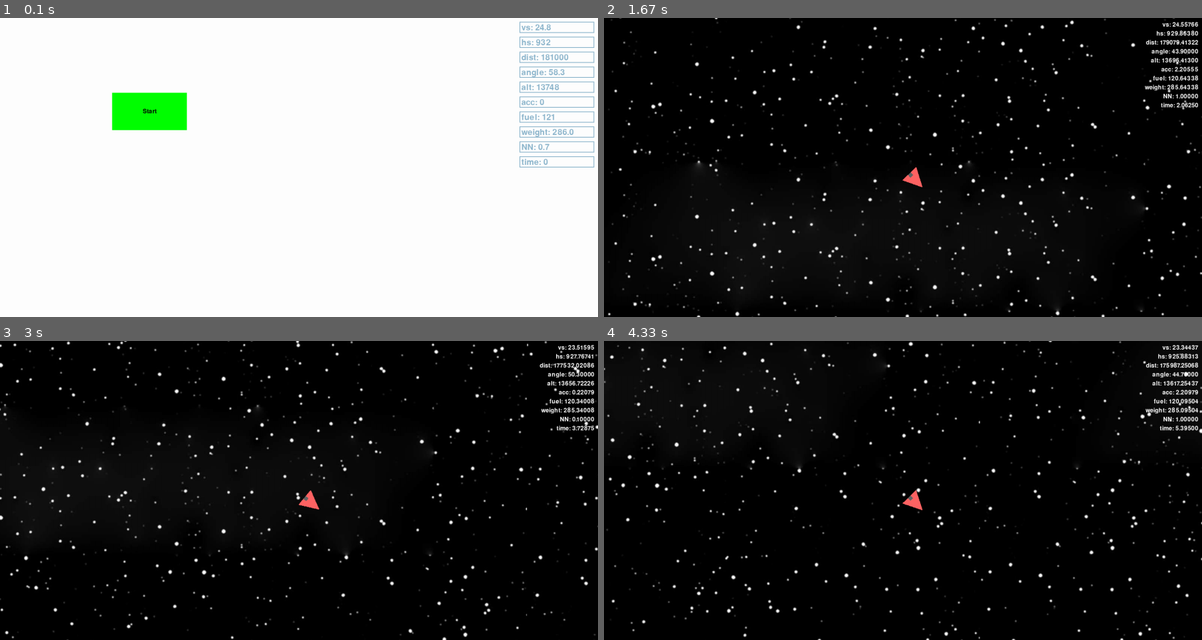
Above: before the commit, frames 1-4 (two rows, left to right).
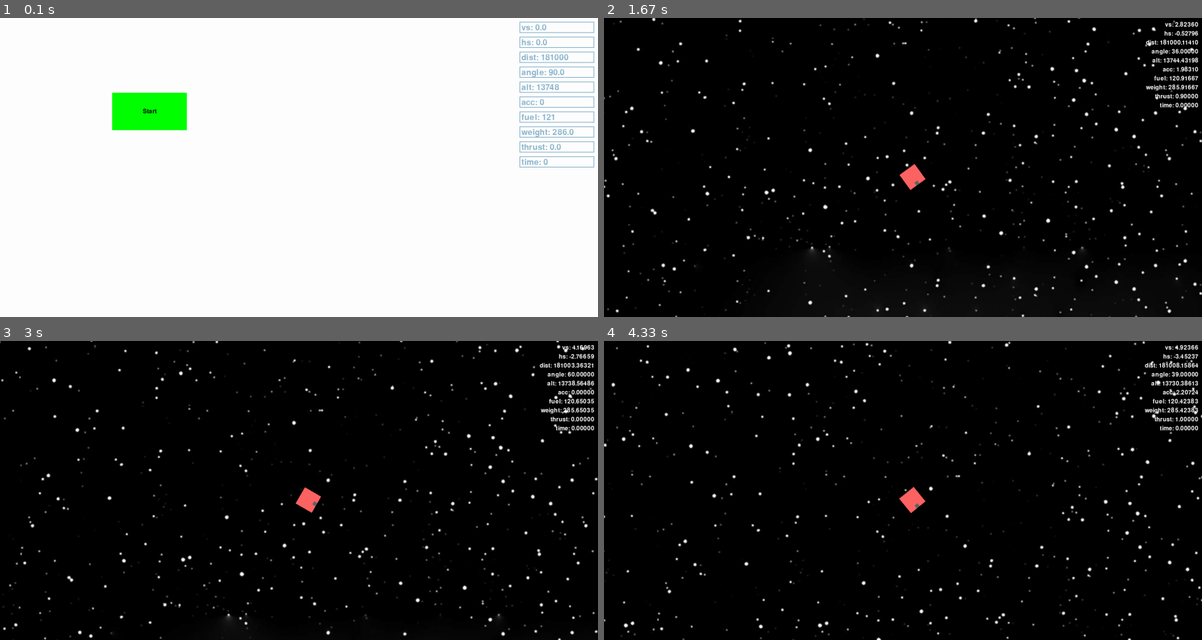
Above: after the commit, the same moments.

Repository: Teklar223/IntroNewSpace-Ex2
Game: pygame game, started from Main.py
Two runs of this game, one before a commit and one after it. Both use one fixed random seed, a clock stepped at 60 frames per second and the inputs below.
Inputs (mouse positions are in pixels of both pictures, inside the frame that each line leads up to):
- Up to frame 1 (0.1 s): no input
- Up to frame 2 (1.67 s): click "Start" at 0.38 s; hold Right 0.67-1.13 s; move the mouse to (879, 179) at 0.7 s; hold Up 1.22-1.52 s; hold Right from 1.55 s (still down)
- Up to frame 3 (3 s): release Right at 2.02 s; hold Left 2.05-2.58 s; hold Down 2.62-2.92 s; hold Left from 2.95 s (still down)
- Up to frame 4 (4.33 s): release Left at 3.35 s; hold Up 3.38-3.75 s; hold Right from 3.78 s (still down)

The runs differ from the first frame. In frame 1, 0.2% of the frame differs, in the area x 87-95%, y 2-45%; in frame 2, 4.8%; in frame 3, 4.9%, in the area x 0-100%, y 0-100%; in frame 4, 4.8%.

Commit message:
1. NN -> thrust, 2. fixed background movement

Diff:
--- a/Configuration.py
+++ b/Configuration.py
@@ -20,33 +20,15 @@
         self.acc = kwargs.get(c_acceleration, 0)  # Acceleration rate (m/s^2)
         self.fuel = kwargs.get(c_fuel, 121)  #
         self.weight = self.WEIGHT_EMP + self.fuel # initial weight
-        self.NN = kwargs.get(c_engine_power, 0.7)  # engine power rate (in the range [0,1]), higher = more braking power
+        self.thrust = kwargs.get(c_engine_power, 0.7)  # engine power rate (in the range [0,1]), higher = more braking power
         self.is_player = False
         self.time = 0
 
-    def update(self, dt = None, vs = None, hs = None, dist = None, angle = None, alt = None, acc = None, fuel = None, weight = None, NN = None, is_player = None):
-        if dt is not None:
-            self.time += dt # notice this rule is different!
-        if vs is not None:
-            self.vs = vs
-        if hs is not None:
-            self.hs = hs
-        if dist is not None:
-            self.dist = dist
-        if angle is not None:
-            self.angle = angle
-        if alt is not None:
-            self.alt = alt
-        if acc is not None:
-            self.acc = acc
-        if fuel is not None:
-            self.fuel = fuel
-        if weight is not None:
-            self.weight = weight
-        if NN is not None:
-            self.NN = NN
-        if is_player is not None:
-            self.is_player = is_player
+    def update(self, **kwargs):
+        valid_attributes = set(vars(self).keys())
+        for key, value in kwargs.items():
+            if key in valid_attributes:
+                setattr(self, key, value)
 
     def save(self, path = None) -> None:
         '''
--- a/Engine.py
+++ b/Engine.py
@@ -1,16 +1,19 @@
+import numpy as np
 import math
-import Moon, Spaceship, Configuration
+import Moon, Configuration
 from Constants import *
+
+
 class Engine():
     '''
     This class represents the physics engine, which calculates the changes to the spaceships position
     '''
 
-    def __init__(self, config : Configuration):
+    def __init__(self, config: Configuration):
         self.all_burn = config.ALL_BURN
         self.weight_emp = config.WEIGHT_EMP
-        self.MAIN_ENG_F = 430  # N
-        self.SECOND_ENG_F = 25  # N
+        self.MAIN_ENG_F = config.MAIN_ENG_F
+        self.SECOND_ENG_F = config.SECOND_ENG_F
 
 
     def accMax(self, weight: float) -> float:
@@ -26,28 +29,25 @@
         return ans
 
     def main_calc(self, dt, config : Configuration) :
-        # temps
-        print(config)
+        # TODO: normalize dt to seconds!
         ang_rad = math.radians(config.angle)
-        h_acc = math.sin(ang_rad) * config.acc
-        v_acc = math.cos(ang_rad) * config.acc
-        vacc = Moon.getAcc(config.hs)
-        dw = dt * self.all_burn * config.NN
-        fuel = None
-        acc = None
-        weight = None
+        h_acc = math.cos(ang_rad) * config.acc
+        v_acc = math.sin(ang_rad) * config.acc - Moon.getAcc(config.hs)
+
+        vs = config.vs - v_acc * dt
+        hs = config.hs - h_acc * dt
+
+        dw = dt * self.all_burn * config.thrust
+        fuel = config.fuel
+        acc = 0 # if fuel <= 0
+        weight = self.weight_emp
+
         if config.fuel > 0:
             fuel = config.fuel - dw
-            weight = self.weight_emp + fuel
-            acc = config.NN * self.accMax(weight)
-        else:  # ran out of fuel
-            acc = 0
-        v_acc -= vacc
-        hs = None
-        if config.hs > 0:
-            hs = config.hs - h_acc * dt
+            weight += fuel
+            acc = config.thrust * self.accMax(weight)
+
         dist = config.dist - hs * dt
-        vs = config.vs - v_acc * dt
         alt = config.alt - dt * vs
 
         return dist,vs,hs,acc,alt,fuel, weight
--- a/SpaceGame.py
+++ b/SpaceGame.py
@@ -6,7 +6,7 @@
 from Configuration import Configuration
 from Spaceship import Spaceship
 from Engine import Engine
-from Util import InputBox,topg # to pygame (co-ordinates)
+from Util import InputBox,to_pg_coords # to pygame (co-ordinates)
 from pygame_functions import *
 from game_constants import *
 from Constants import *
@@ -28,7 +28,13 @@
         self.ship = None
         self.font = pygame.font.SysFont(None, 24)
         self.config_text_surfaces = {}
-        self.config = Configuration()  # Creates a default config
+        kwargs = {
+            f"{c_vertical_speed}": 0.0,
+            f"{c_horizontal_speed}": 0.0,
+            f"{c_angle}": 90.0,
+            f"{c_engine_power}": 0.0
+        }
+        self.config = Configuration(**kwargs)  # Creates a default config
         self.bg = Background()
         self.bg.setTiles(tiles=bg_name, screen=self.screen)
 
@@ -106,8 +112,9 @@
             d = self.config.__dict__
             d[key[:-2]] = float(value)
 
-    def render_config_values(self, config):
+    def render_config(self, config):
         # TODO: display up to 3 numbers after the dot (.000 but not .0000)
+        # TODO: display avg of the previous x dt for every param? (say avg speed in the last 5 dt)
         y_offset = 10
         for key, value in config.__dict__.items():
             if key not in ["WEIGHT_EMP","WEIGHT_FUEL","WEIGHT_FULL","MAIN_ENG_F","SECOND_ENG_F","MAIN_BURN","SECOND_BURN", "ALL_BURN", "is_player"]:
@@ -124,6 +131,12 @@
         for text_surface in self.config_text_surfaces.values():
             self.screen.blit(text_surface, text_surface.get_rect())
 
+    def render_background(self):
+        # get the opposite speeds (cause we want the image to go in the other direction the ships is 'going')
+        hs = -self.config.hs
+        vs = -self.config.vs
+        scrollBackground(int(hs), -int(vs), self.bg, self.screen) # y is negative due to pygame
+
     def startGame(self):
         # Clear the screen
         # self.screen.fill((255, 255, 255))
@@ -131,53 +144,25 @@
         scroll = 0
         tiles = math.ceil(self.screen.get_width() / bg.get_width()) + 1
 
-        x,y = topg(self.screen.get_width()/2, 0.9 * self.screen.get_height(), self.screen.get_height())
+        x,y = to_pg_coords(self.screen.get_width()/2, 0.9 * self.screen.get_height(), self.screen.get_height())
         self.ship = Spaceship(self.config,init_x = x, init_y = y)
         self.ship.rotate_ship() # Rotate the ship to the correct angle to begin the simulation
         self.ship.set_first_position(self.screen.get_width(), self.screen.get_height())
         self.engine = Engine(self.config)
         running = True
-        speed_boost = 15
-        bg_speed = 5
         while running:
             dt = self.clock.tick(30) / 800.0
-            bg_speed += speed_boost * (1 - self.config.NN) # define the background speed as a function of NN
             # self.clock.tick(10) # Determine the refresh rate
             # dt = 1
             running = self._handle_events()
 
             self.ship.update(engine=self.engine, dt=dt, width=self.screen.get_width(), height=self.screen.get_height())
-            # self.screen.fill((255, 255, 255))
-            ang = self.config.angle
-            if 175 < ang < 185:
-                scrollBackground(0, int(bg_speed), self.bg, self.screen)
-            elif 85 < ang < 95:
-                scrollBackground(int(-bg_speed), 0, self.bg, self.screen)
-            elif ang < 5 or ang > 355:
-                scrollBackground(0, int(-bg_speed), self.bg, self.screen)
-            elif 265 < ang < 275:
-                scrollBackground(-int(bg_speed), 0, self.bg, self.screen)
-            elif 95 <= ang <= 135:
-                scrollBackground(-int(bg_speed), int(bg_speed), self.bg, self.screen)
-            elif 135 < ang <= 175:
-                scrollBackground(math.floor(-0.5 * bg_speed), int(bg_speed), self.bg, self.screen)
-            elif 5 <= ang < 45:
-                scrollBackground(-int(bg_speed), -int(bg_speed), self.bg, self.screen)
-            elif 45 <= ang <= 85:
-                scrollBackground(-int(bg_speed), math.floor(-0.5 * bg_speed), self.bg, self.screen)
-            elif 275 <= ang <= 315:
-                scrollBackground(int(bg_speed), math.floor(-0.5 * bg_speed), self.bg, self.screen)
-            elif 315 < ang <= 355:
-                scrollBackground(int(bg_speed), -int(bg_speed), self.bg, self.screen)
-            elif 185 <= ang <= 225:
-                scrollBackground(math.floor(0.5 * bg_speed), int(bg_speed), self.bg, self.screen)
-            else:
-                scrollBackground(int(bg_speed), int(bg_speed), self.bg, self.screen)
-            # Render and blit configuration values
-            self.render_config_values(self.ship.config)
+
+            self.render_background()
+            self.render_config(self.ship.config)
             self.screen.blit(self.ship.image, self.ship.rect)
 
             pygame.display.flip()
-            bg_speed = 5
+            speed = 5
 
         pygame.quit()
--- a/Spaceship.py
+++ b/Spaceship.py
@@ -4,6 +4,7 @@
 import copy
 import math
 from Engine import Engine
+from Util import to_pg_angle
 
 # Constants
 UP = K_w
@@ -17,7 +18,8 @@
         # *** Pygame ***
         super().__init__(*groups)
         self.original_image = pygame.Surface((50, 50), pygame.SRCALPHA)
-        pygame.draw.polygon(self.original_image, (255, 100, 100), [(0, 0), (25, 50), (50, 0)])
+        # pygame.draw.polygon(self.original_image, (255, 100, 100), [(0, 0), (25, 50), (50, 0)])
+        pygame.draw.rect(self.original_image, (255, 100, 100), pygame.Rect(0, 0, 50, 50))
         self.image = self.original_image
         self.rect = self.image.get_rect()
         self.rect.center = (init_x, init_y)
@@ -31,6 +33,7 @@
         # *** Control ***
         self.is_player = False
 
+
     def paint_top_segment(self, segment_color):
         segment_width = 10  # Width of the top segment
         segment_height = 10  # Height of the top segment
@@ -42,27 +45,23 @@
 
 
     def up_fun(self):
-        print("UP")
-        self.config.NN = min(1.0, self.config.NN + 0.1)
-        print("NN = ", self.config.NN)
+        self.config.thrust = min(1.0, self.config.thrust + 0.1)
 
     def down_fun(self):
-        print("DOWN")
-        self.config.NN = max(0.0, self.config.NN - 0.1)
+        self.config.thrust = max(0.0, self.config.thrust - 0.1)
 
     def left_fun(self):
-        print("LEFT")
-        self.config.angle = (self.config.angle + 0.8) % 360 # (self.config.angle + 3) % 360
+        self.config.angle = (self.config.angle + 3) % 360 # (self.config.angle + 3) % 360
         self.rotate_ship()
 
     def right_fun(self):
-        print("RIGHT")
-        self.config.angle = (self.config.angle - 0.8) % 360
+        self.config.angle = (self.config.angle - 3) % 360
         self.rotate_ship()
 
 
     def rotate_ship(self):
-        self.image = pygame.transform.rotate(self.original_image, self.config.angle)
+        angle = to_pg_angle(self.config.angle)
+        self.image = pygame.transform.rotate(self.original_image, angle)
         self.rect = self.image.get_rect(center=self.rect.center)
 
     def set_first_position(self, width: int, height: int):
@@ -81,43 +80,20 @@
         if keys[RIGHT] or keys[K_RIGHT]:
             self.right_fun()
         # calculate changes and update config
-        dist,vs,hs,acc,alt,fuel,weight = engine.main_calc(dt = dt, config = self.config)
+        dist, vs, hs, acc, alt, fuel, weight = engine.main_calc(dt = dt, config = self.config)
         self.config.update(dist = dist, vs = vs, hs = hs, acc = acc, alt = alt, fuel = fuel, dt = dt, weight = weight)
         self.update_position(dt = dt)
         self.ensure_bounds(width = width, height = height)
 
     def update_position(self, dt):
         config = self.config
-        if self.config.NN == 0.:
-            print(self.config)
 
         dx = 0.01 * math.sin(math.radians(config.angle)) * config.hs
         dy = 0.01 * math.cos(math.radians(config.angle)) * config.hs # Negative sign due to the inverted y-axis of pygame
 
         # Update the x and y coordinates
         ang = self.config.angle
-        nn = self.config.NN
-        # if 175 <= ang <= 185:
-        #     if nn >= 1.:
-        #         self.rect.x -= dx / 4
-        #         self.rect.y -= dy / 7
-        #     elif nn <= 0:
-        #         self.rect.x -= dx
-        #         self.rect.y -= dy
-        #     else:
-        #         self.rect.x -= dx * (1 - nn)
-        #         self.rect.y -= dy * (1 - nn)
-        # else:
-        #     if nn >= 1.:
-        #         self.rect.x += dx / 4
-        #         self.rect.y += dy / 7
-        #     elif nn <= 0:
-        #         self.rect.x += dx
-        #         self.rect.y += dy
-        #     else:
-        #         self.rect.x += dx * (1 - nn)
-        #         self.rect.y += dy * (1 - nn)
-
+        thrust = self.config.thrust
 
         # self.rect.x += config.hs * dt
         # self.rect.y += config.vs * dt
--- a/Util.py
+++ b/Util.py
@@ -50,7 +50,10 @@
         # Blit the rect.
         pg.draw.rect(screen, self.color, self.rect, 2)
 
-def topg(x, y, canvas_height):
+def to_pg_coords(x, y, canvas_height):
     _x = x
     _y = canvas_height - y
     return _x, _y
+
+def to_pg_angle(angle):
+    return 180 + angle
Not shown, changed: .gitignore
